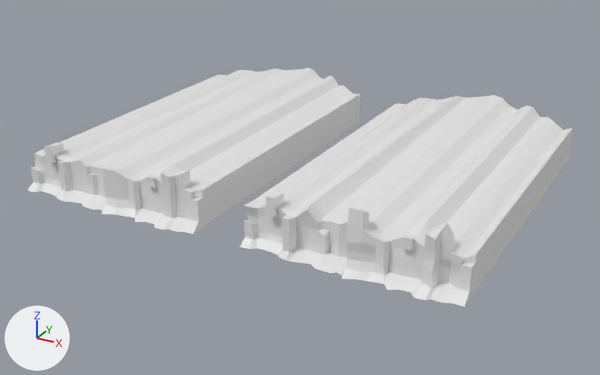
The FBX model GGJ 18 Tower Defense/Assets/Models/Canyon.FBX as it was, and as the next commit left it.
Rendered twice from a 50 mm camera at (20.1, -19.6, 15.3) aimed at (2.4, 12.7, -0.8). The lights are fixed; the arrows at lower left show +X, +Y and +Z. Where no turn or scale is listed for an object, it has been applied to the vertices.
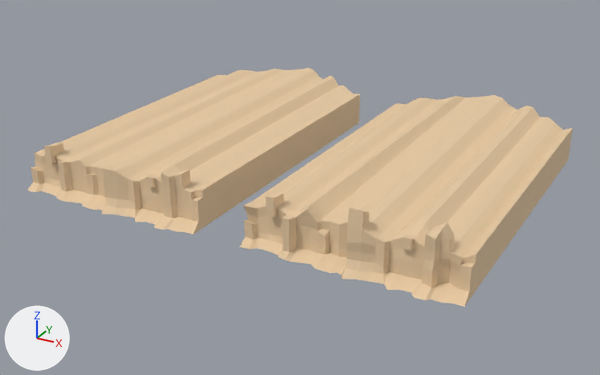
The change, as a diff of the scene's bpy script:
```diff
--- a/GGJ 18 Tower Defense/Assets/Models/Canyon.FBX.py
+++ b/GGJ 18 Tower Defense/Assets/Models/Canyon.FBX.py
@@ mat_15___default @@
+mat_15___default = principled_material('15 - Default')
+mat_15___default.base_color = (0.804, 0.596, 0.373)  # beige #e8cba4
+mat_15___default.roughness = 0.859
@@ me_mesh_001 @@
 me_mesh_001.from_pydata(...)  # 499 vertices, 498 faces; spans x -7.4..1.9, y -1.1..18.3, z -0.3..2.4
+me_mesh_001.materials.append(mat_15___default)  # beige #e8cba4
@@ me_mesh @@
 me_mesh.from_pydata(...)  # 493 vertices, 492 faces; spans x -7.4..1.9, y -1.1..18.3, z -0.3..2.0
+me_mesh.materials.append(mat_15___default)  # beige #e8cba4
```

Location of each change, (x1, y1, x2, y2) in pixels of the pictures (600 x 375 px):
'Box034', recoloured (white to beige): (240, 95, 573, 307) in both
'Box001', recoloured (white to beige): (28, 68, 360, 234) in both
